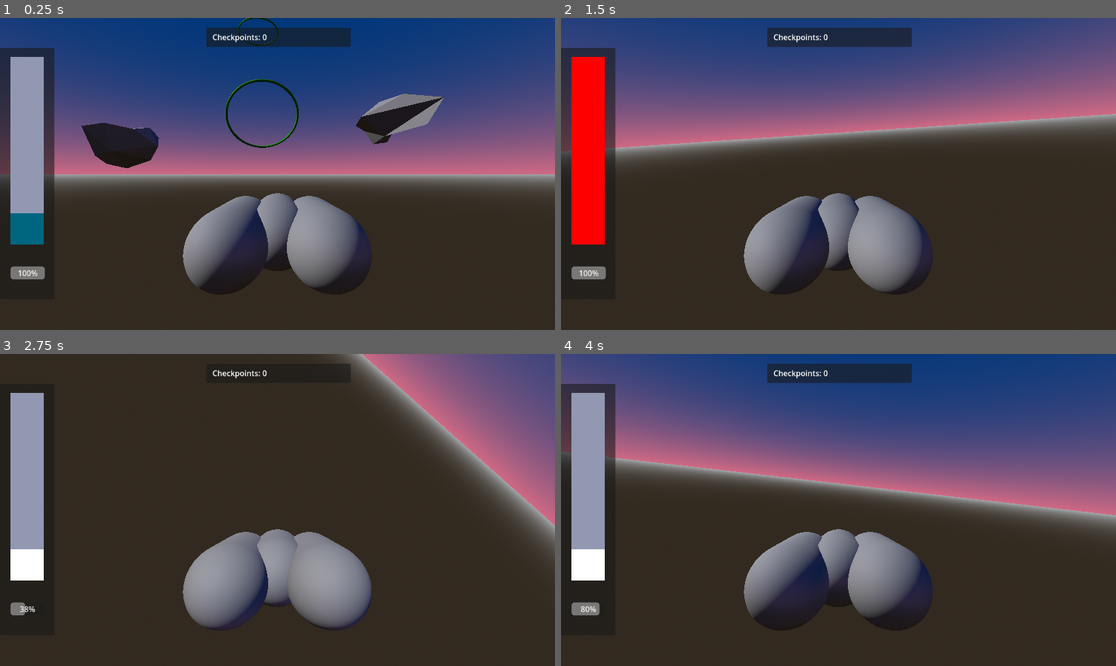
Above: before the commit, frames 1-4 (two rows, left to right).
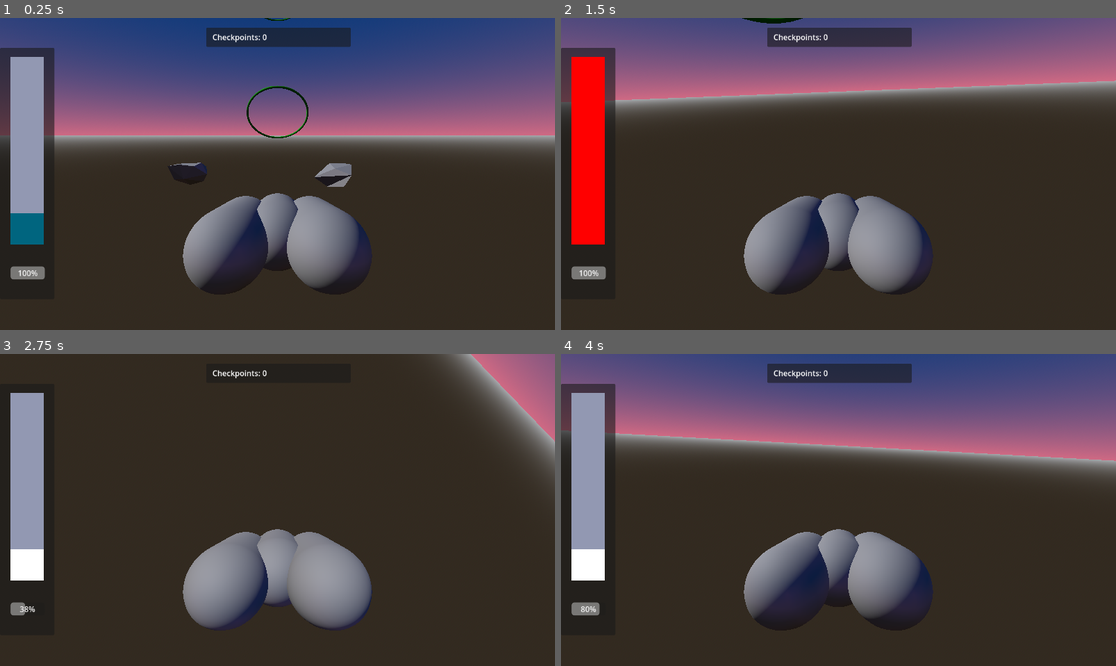
Above: after the commit, the same moments.

Repository: FelixFifi/GodotSpace
Game: Godot game, scene res://main.tscn
Same seed, same stepped clock (60 frames per second), same inputs: the game is played once before the commit and once after it.
Inputs:
- Up to frame 1 (0.25 s): no input
- Up to frame 2 (1.5 s): hold E (yaw_right) 0.53-1.28 s; hold Space (boost) 0.53-1.28 s; hold W (pitch_down) from 1.28 s (still down); tap D (roll_clockwise) at 1.35 s
- Up to frame 3 (2.75 s): release W (pitch_down) at 2.03 s; hold E (yaw_right) from 2.03 s (still down); hold A (roll_counter_clockwise) from 2.03 s (still down)
- Up to frame 4 (4 s): release E (yaw_right) at 2.78 s; release A (roll_counter_clockwise) at 2.78 s; hold S (pitch_up) 2.78-3.53 s; tap Space (boost) at 2.85 s; hold Q (yaw_left) from 3.53 s (still down); hold D (roll_clockwise) from 3.53 s (still down)

The runs differ from the first frame. In frame 1, 46% of the frame differs, in the area x 0-100%, y 0-87%; in frame 2, 37%; in frame 3, 13%; in frame 4, 42%.

Commit message:
Ship can now respawn after a crash

Diff:
--- a/main.tscn
+++ b/main.tscn
@@ -33,12 +33,13 @@
 [node name="DirectionalLight3D" type="DirectionalLight3D" parent="."]
 transform = Transform3D(1, 0, 0, 0, 0.787376, 0.616473, 0, -0.616473, 0.787376, 0, 6.60345, 0)
 
-[node name="Node3D" type="Node3D" parent="."]
-transform = Transform3D(0.786493, 0, 0.617599, 0, 1, 0, -0.617599, 0, 0.786493, 0, 0, 0)
+[node name="SpawnPoint" type="Node3D" parent="."]
+unique_name_in_owner = true
+transform = Transform3D(-4.37114e-08, -0.185855, 0.982577, 0, 0.982577, 0.185855, -1, 8.12399e-09, -4.29498e-08, 25.5422, 11.1751, -2.63561e-07)
 
-[node name="Ship" parent="Node3D" instance=ExtResource("1_ohnsp")]
+[node name="Ship" parent="SpawnPoint" instance=ExtResource("1_ohnsp")]
 unique_name_in_owner = true
-transform = Transform3D(-0.707206, 0, 0.707008, 0, 1, 0, -0.707008, 0, -0.707206, 11.1409, 4.64082, 10.809)
+transform = Transform3D(-4.37114e-08, 0, 1, 0, 1, 0, -1, 0, -4.37114e-08, 0, 0, 0)
 
 [node name="AnimatableBody3D" parent="." instance=ExtResource("2_g70br")]
 transform = Transform3D(-0.492925, 0.870072, 0, -0.870072, -0.492925, 0, 0, 0, 1, 0, 10.0491, 10.1625)
--- a/ship.gd
+++ b/ship.gd
@@ -1,4 +1,7 @@
+class_name Ship
 extends RigidBody3D
+
+const MAX_DEAD_SHIPS = 5
 
 @export var max_speed: float = 10
 @export var roll_speed: float = 1
@@ -16,7 +19,7 @@
 var normal_accleration := 0.0
 var boost_active := false
 var dead = false
-
+var dead_ships: Array[Ship] = []
 
 @onready var collision_shape_3d = $CollisionShape3D
 @onready var boost_cooldown = %BoostCooldown
@@ -73,8 +76,30 @@
 	apply_central_force(force)
 
 func _on_body_entered(body):
+	if dead:
+		return
 	dead = true
 	var fire_scene := preload("res://fire.tscn")
 	var fire = fire_scene.instantiate()
 	fire.scale = 2 * Vector3.ONE
 	add_child(fire)
+
+	var ship_scene := load("res://ship.tscn")
+	var new_ship : Ship = ship_scene.instantiate()
+	var spawn_point = get_parent()
+	spawn_point.add_child(new_ship)
+	new_ship.make_current()
+
+	dead_ships.append(self)
+	new_ship.expire_old_ships(dead_ships)
+
+func make_current():
+	var camera: Camera3D = $CollisionShape3D/ShipCamera
+	camera.make_current()
+
+func expire_old_ships(previous_ships: Array[Ship]):
+	dead_ships = previous_ships
+
+	if (dead_ships.size() > MAX_DEAD_SHIPS):
+		var ship_to_expire : Ship = dead_ships.pop_front()
+		ship_to_expire.queue_free()
--- a/ship.tscn
+++ b/ship.tscn
@@ -51,7 +51,7 @@
 mesh = SubResource("CapsuleMesh_3204o")
 skeleton = NodePath("../MeshInstance3D2")
 
-[node name="Camera3D" type="Camera3D" parent="CollisionShape3D"]
+[node name="ShipCamera" type="Camera3D" parent="CollisionShape3D"]
 transform = Transform3D(1.91069e-15, -1, 4.37114e-08, -4.37114e-08, -4.37114e-08, -1, 1, 0, -4.37114e-08, -0.957585, -3.93865, 0)
 environment = SubResource("Environment_yjho4")
 
